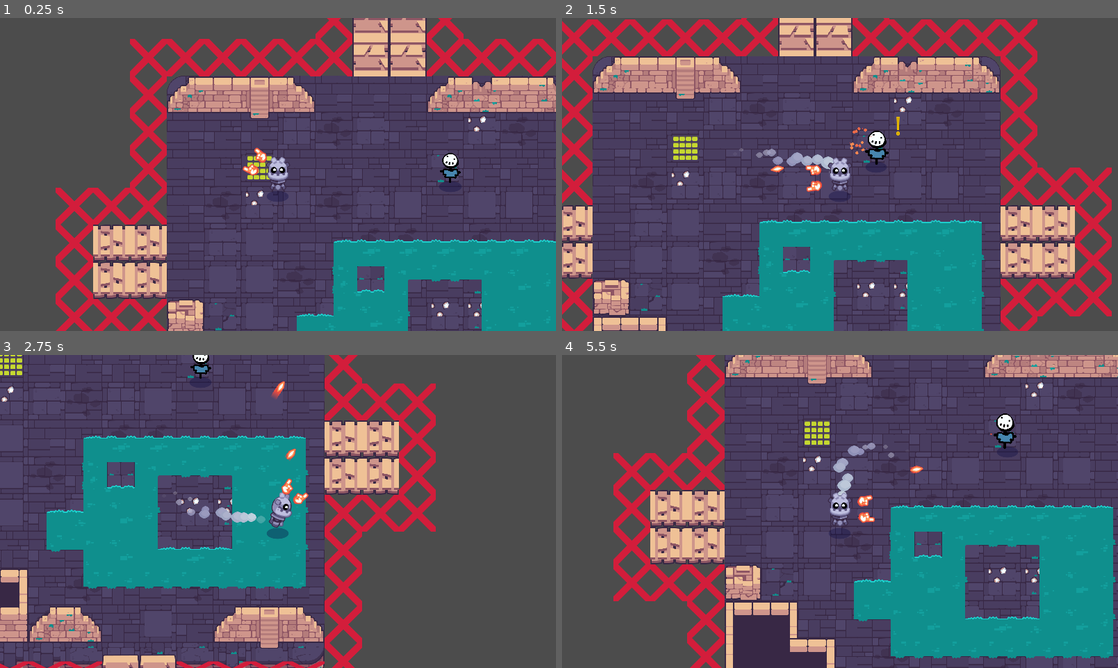
Above: before the commit, frames 1-4 (two rows, left to right).
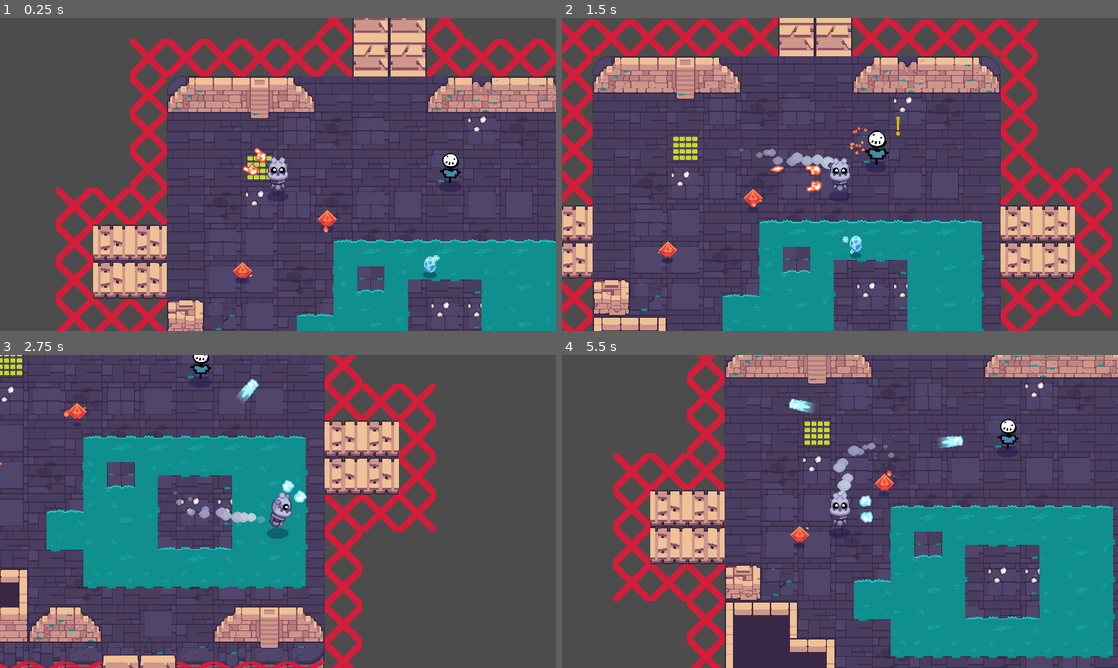
Above: after the commit, the same moments.

Repository: FossRyanH/Godot-Enter-Gungeon-Clone
Game: Godot game, scene res://rooms/TestRoom.tscn
Two runs of this game, one before a commit and one after it. Both use one fixed random seed, a clock stepped at 60 frames per second and the inputs below. The project has no main scene, so this scene is started directly. Sound files missing from this copy of the repository are replaced by a short silence.
Inputs (mouse positions are in pixels of both pictures, inside the frame that each line leads up to):
- Up to frame 1 (0.25 s): no input
- Up to frame 2 (1.5 s): move the mouse to (962, 158) at 0.52 s; press the mouse at (962, 158) at 0.53 s; hold D (move_right) 0.53-1.28 s; move the mouse to (728, 190) at 1.27 s; release the mouse at (728, 190) at 1.28 s; hold S (move_down) from 1.28 s (still down); click (728, 190) at 1.35 s
- Up to frame 3 (2.75 s): move the mouse to (333, 442) at 2.02 s; release S (move_down) at 2.03 s; press the mouse at (333, 442) at 2.03 s; hold D (move_right) from 2.03 s (still down)
- Up to frame 4 (5.5 s): move the mouse to (812, 574) at 2.77 s; release D (move_right) at 2.78 s; release the mouse at (812, 574) at 2.78 s; hold W (move_up) 2.78-3.53 s; click (812, 574) at 2.85 s; move the mouse to (1006, 558) at 3.52 s; press the mouse at (1006, 558) at 3.53 s; hold A (move_left) 3.53-5.03 s; move the mouse to (673, 464) at 4.27 s; release the mouse at (673, 464) at 4.28 s; click (673, 464) at 4.35 s; move the mouse to (867, 511) at 5.02 s; press the mouse at (867, 511) at 5.03 s; hold S (move_down) from 5.03 s (still down)

The runs differ from the first frame. In frame 1, 0.4% of the frame differs, in the area x 41-80%, y 61-84%; in frame 2, 0.4%; in frame 3, 0.5%; in frame 4, 0.9%, in the area x 40-83%, y 14-60%.

Commit message:
Completed The IcePunch Spell

Diff:
--- /dev/null
+++ b/godot-final-game-start-project/bullets/ice_fist/IceBullet.gd
@@ -0,0 +1,16 @@
+extends Bullet
+
+onready var anim_player := $AnimationPlayer as AnimationPlayer
+onready var particles := $IceSplashParticles2D
+
+
+func _ready() -> void:
+	anim_player.play("spawn")
+	_audio.connect("finished", self, "queue_free")
+
+
+func _destroy() -> void:
+	_disable()
+	particles.emitting = true
+	_audio.play()
+	anim_player.play("destroy")
--- /dev/null
+++ b/godot-final-game-start-project/bullets/ice_fist/IceBullet.tscn
@@ -0,0 +1,176 @@
+[gd_scene load_steps=10 format=2]
+
+[ext_resource path="res://bullets/ice_fist/IceSplashParticles2D.tscn" type="PackedScene" id=1]
+[ext_resource path="res://bullets/ice_fist/IceBullet.gd" type="Script" id=2]
+[ext_resource path="res://bullets/ice_fist/ice.png" type="Texture" id=3]
+[ext_resource path="res://bullets/ice_fist/ice_trail.png" type="Texture" id=4]
+[ext_resource path="res://bullets/ice_fist/hit_ice.wav" type="AudioStream" id=5]
+
+[sub_resource type="RectangleShape2D" id=1]
+extents = Vector2( 18, 17 )
+
+[sub_resource type="Animation" id=4]
+length = 0.001
+tracks/0/type = "value"
+tracks/0/path = NodePath("Sprite:scale")
+tracks/0/interp = 1
+tracks/0/loop_wrap = true
+tracks/0/imported = false
+tracks/0/enabled = true
+tracks/0/keys = {
+"times": PoolRealArray( 0 ),
+"transitions": PoolRealArray( 1 ),
+"update": 0,
+"values": [ Vector2( 0.01, 0.01 ) ]
+}
+tracks/1/type = "value"
+tracks/1/path = NodePath("Sprite/Trail:scale")
+tracks/1/interp = 1
+tracks/1/loop_wrap = true
+tracks/1/imported = false
+tracks/1/enabled = true
+tracks/1/keys = {
+"times": PoolRealArray( 0 ),
+"transitions": PoolRealArray( 1 ),
+"update": 0,
+"values": [ Vector2( 1, 1 ) ]
+}
+tracks/2/type = "value"
+tracks/2/path = NodePath("Sprite/Trail:position")
+tracks/2/interp = 1
+tracks/2/loop_wrap = true
+tracks/2/imported = false
+tracks/2/enabled = true
+tracks/2/keys = {
+"times": PoolRealArray( 0 ),
+"transitions": PoolRealArray( 1 ),
+"update": 0,
+"values": [ Vector2( -41.3918, 0 ) ]
+}
+tracks/3/type = "value"
+tracks/3/path = NodePath("IceSplashParticles2D:emitting")
+tracks/3/interp = 1
+tracks/3/loop_wrap = true
+tracks/3/imported = false
+tracks/3/enabled = true
+tracks/3/keys = {
+"times": PoolRealArray( 0 ),
+"transitions": PoolRealArray( 1 ),
+"update": 0,
+"values": [ true ]
+}
+
+[sub_resource type="Animation" id=2]
+resource_name = "destroy"
+length = 0.5
+step = 0.05
+tracks/0/type = "value"
+tracks/0/path = NodePath("IceSplashParticles2D:emitting")
+tracks/0/interp = 1
+tracks/0/loop_wrap = true
+tracks/0/imported = false
+tracks/0/enabled = true
+tracks/0/keys = {
+"times": PoolRealArray( 0, 0.2 ),
+"transitions": PoolRealArray( 1, 1 ),
+"update": 1,
+"values": [ true, false ]
+}
+tracks/1/type = "method"
+tracks/1/path = NodePath(".")
+tracks/1/interp = 1
+tracks/1/loop_wrap = true
+tracks/1/imported = false
+tracks/1/enabled = true
+tracks/1/keys = {
+"times": PoolRealArray( 0.5 ),
+"transitions": PoolRealArray( 1 ),
+"values": [ {
+"args": [  ],
+"method": "queue_free"
+} ]
+}
+tracks/2/type = "value"
+tracks/2/path = NodePath("Sprite:scale")
+tracks/2/interp = 1
+tracks/2/loop_wrap = true
+tracks/2/imported = false
+tracks/2/enabled = true
+tracks/2/keys = {
+"times": PoolRealArray( 0, 0.05 ),
+"transitions": PoolRealArray( 1, 2 ),
+"update": 0,
+"values": [ Vector2( 1, 1 ), Vector2( 0.001, 0.001 ) ]
+}
+
+[sub_resource type="Animation" id=3]
+resource_name = "spawn"
+length = 0.1
+tracks/0/type = "value"
+tracks/0/path = NodePath("Sprite:scale")
+tracks/0/interp = 1
+tracks/0/loop_wrap = true
+tracks/0/imported = false
+tracks/0/enabled = true
+tracks/0/keys = {
+"times": PoolRealArray( 0, 0.1 ),
+"transitions": PoolRealArray( 2.63902, 0.450625 ),
+"update": 0,
+"values": [ Vector2( 0.01, 0.01 ), Vector2( 1, 1 ) ]
+}
+tracks/1/type = "value"
+tracks/1/path = NodePath("Sprite/Trail:scale")
+tracks/1/interp = 1
+tracks/1/loop_wrap = true
+tracks/1/imported = false
+tracks/1/enabled = true
+tracks/1/keys = {
+"times": PoolRealArray( 0, 0.1 ),
+"transitions": PoolRealArray( 1, 0.450625 ),
+"update": 0,
+"values": [ Vector2( 1, 1 ), Vector2( 2.5, 1 ) ]
+}
+tracks/2/type = "value"
+tracks/2/path = NodePath("Sprite/Trail:position")
+tracks/2/interp = 1
+tracks/2/loop_wrap = true
+tracks/2/imported = false
+tracks/2/enabled = true
+tracks/2/keys = {
+"times": PoolRealArray( 0, 0.1 ),
+"transitions": PoolRealArray( 1, 0.450625 ),
+"update": 0,
+"values": [ Vector2( -30, 0 ), Vector2( -68, 0 ) ]
+}
+
+[node name="IceBullet" type="Area2D"]
+collision_layer = 18
+collision_mask = 18
+script = ExtResource( 2 )
+speed = 125.0
+damage = 3
+
+[node name="Sprite" type="Sprite" parent="."]
+scale = Vector2( 0.01, 0.01 )
+texture = ExtResource( 3 )
+
+[node name="Trail" type="Sprite" parent="Sprite"]
+position = Vector2( -41.3918, 0 )
+z_index = -1
+texture = ExtResource( 4 )
+
+[node name="CollisionShape2D" type="CollisionShape2D" parent="."]
+visible = false
+position = Vector2( 18, 0 )
+shape = SubResource( 1 )
+
+[node name="AnimationPlayer" type="AnimationPlayer" parent="."]
+anims/RESET = SubResource( 4 )
+anims/destroy = SubResource( 2 )
+anims/spawn = SubResource( 3 )
+
+[node name="IceSplashParticles2D" parent="." instance=ExtResource( 1 )]
+emitting = true
+
+[node name="AudioStreamPlayer2D" type="AudioStreamPlayer2D" parent="."]
+stream = ExtResource( 5 )
--- /dev/null
+++ b/godot-final-game-start-project/pickups/fire_spells/FireSpellPickup.tscn
@@ -0,0 +1,16 @@
+[gd_scene load_steps=5 format=2]
+
+[ext_resource path="res://pickups/Pickup.tscn" type="PackedScene" id=1]
+[ext_resource path="res://pickups/fire_spells/pickup_fire.png" type="Texture" id=2]
+[ext_resource path="res://bullets/fire_ball/fire.png" type="Texture" id=3]
+[ext_resource path="res://pickups/PickupSpell.gd" type="Script" id=4]
+
+[node name="FireSpellPickup" instance=ExtResource( 1 )]
+script = ExtResource( 4 )
+spell_scene = null
+
+[node name="Sprite" parent="." index="2"]
+texture = ExtResource( 2 )
+
+[node name="PariclesSparkle" parent="Sprite" index="0"]
+texture = ExtResource( 3 )
--- /dev/null
+++ b/godot-final-game-start-project/pickups/fire_spells/RapidFireSpellPickup.tscn
@@ -0,0 +1,17 @@
+[gd_scene load_steps=6 format=2]
+
+[ext_resource path="res://pickups/Pickup.tscn" type="PackedScene" id=1]
+[ext_resource path="res://pickups/PickupSpell.gd" type="Script" id=2]
+[ext_resource path="res://spells/fire_basic/particle_flame.png" type="Texture" id=3]
+[ext_resource path="res://pickups/fire_spells/pickup_fire.png" type="Texture" id=4]
+[ext_resource path="res://spells/fire_rapid/SpellRapidFireBolt.tscn" type="PackedScene" id=5]
+
+[node name="RapidFireSpellPickup" instance=ExtResource( 1 )]
+script = ExtResource( 2 )
+spell_scene = ExtResource( 5 )
+
+[node name="Sprite" parent="." index="2"]
+texture = ExtResource( 4 )
+
+[node name="PariclesSparkle" parent="Sprite" index="0"]
+texture = ExtResource( 3 )
--- /dev/null
+++ b/godot-final-game-start-project/pickups/ice_spells/IceSpellPickup.tscn
@@ -0,0 +1,21 @@
+[gd_scene load_steps=7 format=2]
+
+[ext_resource path="res://pickups/Pickup.tscn" type="PackedScene" id=1]
+[ext_resource path="res://pickups/ice_spells/particle_ice.png" type="Texture" id=2]
+[ext_resource path="res://pickups/ice_spells/pickup_ice.png" type="Texture" id=3]
+[ext_resource path="res://pickups/PickupSpell.gd" type="Script" id=4]
+[ext_resource path="res://spells/ice_punch/SpellIcePunch.tscn" type="PackedScene" id=5]
+[ext_resource path="res://spells/ice_punch/shoot_ice.wav" type="AudioStream" id=6]
+
+[node name="IceSpellPickup" instance=ExtResource( 1 )]
+script = ExtResource( 4 )
+spell_scene = ExtResource( 5 )
+
+[node name="Sprite" parent="." index="2"]
+texture = ExtResource( 3 )
+
+[node name="PariclesSparkle" parent="Sprite" index="0"]
+texture = ExtResource( 2 )
+
+[node name="AudioStreamPlayer2D" parent="." index="3"]
+stream = ExtResource( 6 )
--- a/godot-final-game-start-project/project.godot
+++ b/godot-final-game-start-project/project.godot
@@ -58,6 +58,16 @@
 "class": "SpellHolder",
 "language": "GDScript",
 "path": "res://robot/SpellHolder.gd"
+}, {
+"base": "Spell",
+"class": "SpellIcePunch",
+"language": "GDScript",
+"path": "res://spells/ice_punch/SpellIcePunch.gd"
+}, {
+"base": "Spell",
+"class": "SpellRapidFireBolt",
+"language": "GDScript",
+"path": "res://spells/fire_rapid/SpellRapidFireBolt.gd"
 }, {
 "base": "Area2D",
 "class": "Teleporter",
@@ -80,6 +90,8 @@
 "Spell": "",
 "SpellBasicFire": "",
 "SpellHolder": "",
+"SpellIcePunch": "",
+"SpellRapidFireBolt": "",
 "Teleporter": "",
 "UIHealthBar": ""
 }
--- a/godot-final-game-start-project/rooms/TestRoom.tscn
+++ b/godot-final-game-start-project/rooms/TestRoom.tscn
@@ -1,9 +1,13 @@
-[gd_scene load_steps=5 format=2]
+[gd_scene load_steps=9 format=2]
 
 [ext_resource path="res://rooms/assets/tileset_floating_dungeon.tres" type="TileSet" id=1]
 [ext_resource path="res://robot/Robot.tscn" type="PackedScene" id=2]
+[ext_resource path="res://pickups/ice_spells/IceSpellPickup.tscn" type="PackedScene" id=3]
 [ext_resource path="res://rooms/assets/tileset_inivisible_walls.tres" type="TileSet" id=4]
 [ext_resource path="res://mobs/dummy/Dummy.tscn" type="PackedScene" id=5]
+[ext_resource path="res://pickups/fire_spells/FireSpellPickup.tscn" type="PackedScene" id=6]
+[ext_resource path="res://spells/fire_basic/SpellBasicFire.tscn" type="PackedScene" id=7]
+[ext_resource path="res://pickups/fire_spells/RapidFireSpellPickup.tscn" type="PackedScene" id=8]
 
 [node name="TestRoom" type="YSort"]
 
@@ -83,3 +87,13 @@
 
 [node name="Dummy" parent="." instance=ExtResource( 5 )]
 position = Vector2( 979, 318 )
+
+[node name="FireSpellPickup" parent="." instance=ExtResource( 6 )]
+position = Vector2( 260, 673 )
+spell_scene = ExtResource( 7 )
+
+[node name="IceSpellPickup" parent="." instance=ExtResource( 3 )]
+position = Vector2( 908, 654 )
+
+[node name="RapidFireSpellPickup" parent="." instance=ExtResource( 8 )]
+position = Vector2( 553, 494 )
--- /dev/null
+++ b/godot-final-game-start-project/spells/fire_rapid/SpellRapidFireBolt.gd
@@ -0,0 +1,13 @@
+class_name SpellRapidFireBolt
+extends Spell
+
+
+func _physics_process(delta: float) -> void:
+	if Input.is_action_pressed("shoot") and _cooldown_timer.is_stopped():
+		_cooldown_timer.start()
+		shoot()
+
+
+func shoot() -> void:
+	_cooldown_timer.start()
+	.shoot()
--- /dev/null
+++ b/godot-final-game-start-project/spells/fire_rapid/SpellRapidFireBolt.tscn
@@ -0,0 +1,15 @@
+[gd_scene load_steps=5 format=2]
+
+[ext_resource path="res://spells/fire_rapid/SpellRapidFireBolt.gd" type="Script" id=1]
+[ext_resource path="res://bullets/fire_ball/Fireball.tscn" type="PackedScene" id=2]
+[ext_resource path="res://spells/Spell.tscn" type="PackedScene" id=3]
+[ext_resource path="res://spells/fire_spray/shoot_fire.wav" type="AudioStream" id=4]
+
+[node name="SpellRapidFireBolt" instance=ExtResource( 3 )]
+script = ExtResource( 1 )
+bullet_scene = ExtResource( 2 )
+max_bullet_speed = 750.0
+fire_rate = 6.0
+
+[node name="AudioStreamPlayer2D" parent="." index="0"]
+stream = ExtResource( 4 )
--- /dev/null
+++ b/godot-final-game-start-project/spells/ice_punch/SpellIcePunch.gd
@@ -0,0 +1,13 @@
+class_name SpellIcePunch
+extends Spell
+
+
+func _unhandled_input(event: InputEvent) -> void:
+	if event.is_action_pressed("shoot") and _cooldown_timer.is_stopped():
+		_cooldown_timer.start()
+		shoot()
+
+
+func shoot() -> void:
+	_cooldown_timer.start()
+	.shoot()
--- /dev/null
+++ b/godot-final-game-start-project/spells/ice_punch/SpellIcePunch.tscn
@@ -0,0 +1,18 @@
+[gd_scene load_steps=5 format=2]
+
+[ext_resource path="res://spells/Spell.tscn" type="PackedScene" id=1]
+[ext_resource path="res://spells/ice_punch/SpellIcePunch.gd" type="Script" id=2]
+[ext_resource path="res://spells/ice_punch/hand_ice.png" type="Texture" id=3]
+[ext_resource path="res://bullets/ice_fist/IceBullet.tscn" type="PackedScene" id=4]
+
+[node name="IcePunch" instance=ExtResource( 1 )]
+script = ExtResource( 2 )
+bullet_scene = ExtResource( 4 )
+max_range = 1000.0
+max_bullet_speed = 525.0
+
+[node name="HandLeft" parent="." index="1"]
+texture = ExtResource( 3 )
+
+[node name="HandRight" parent="." index="2"]
+texture = ExtResource( 3 )
Not shown: 2 places in godot-final-game-start-project/robot/Robot.tscn that only renumber resources
